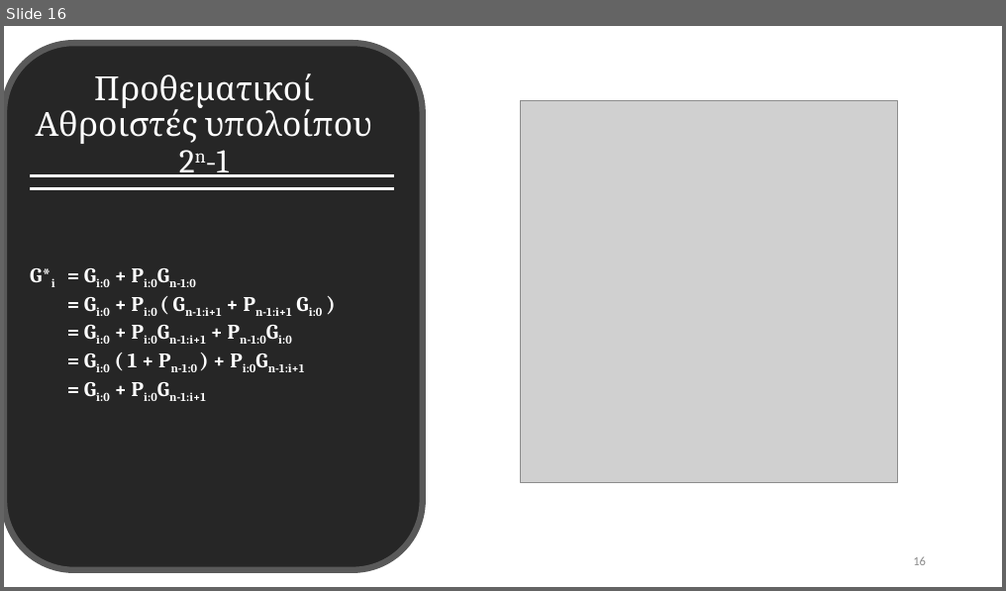
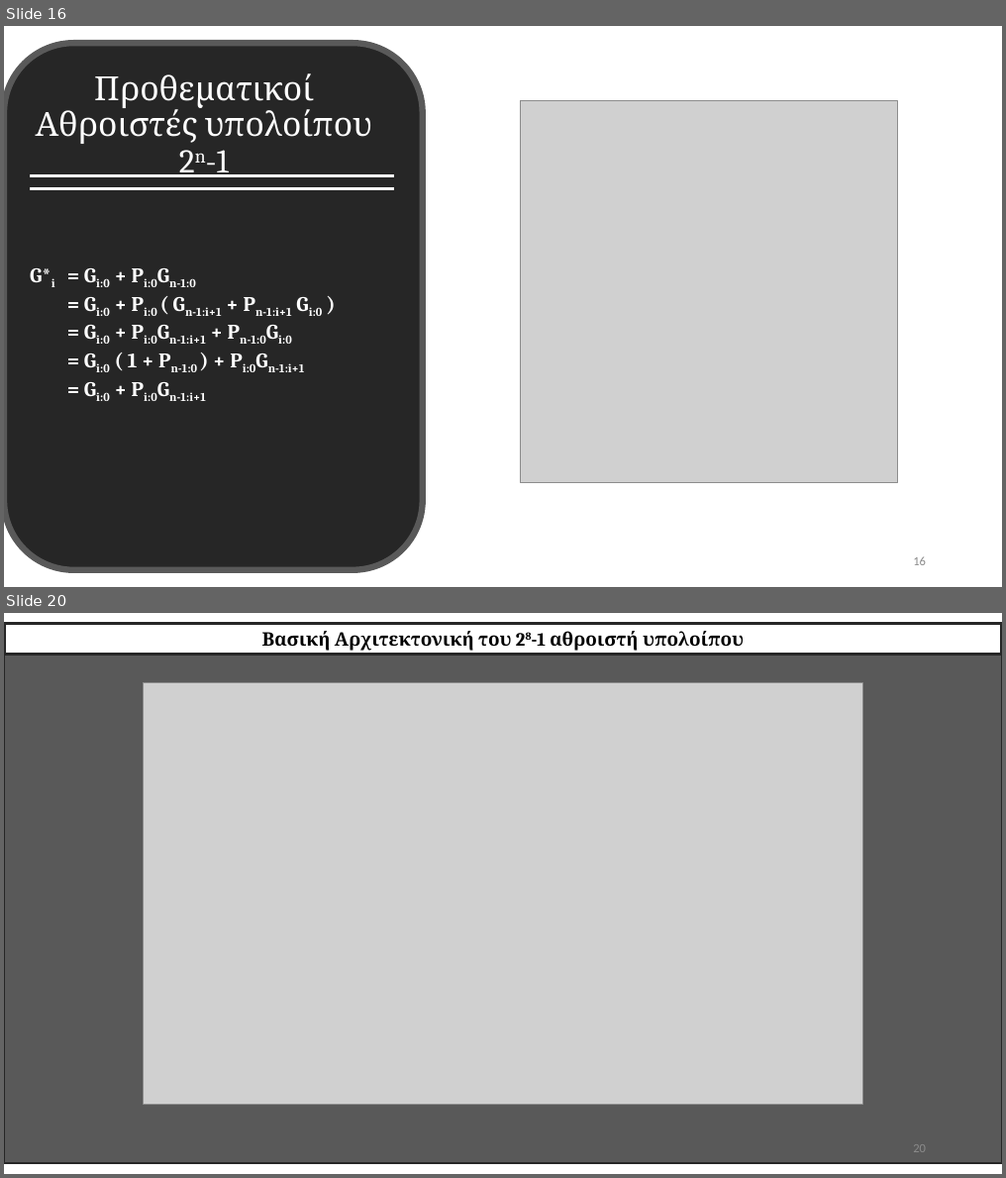
Before and after one commit to vassilas/THESIS_DOC, a slide deck: Presentation/Presentation.pptx. Shown one above the other, each under a label of ours: slide 16 before the commit, slides 16 and 20 after it; the slides between them are not shown. The pictures are 1006x591 and 1006x1178 pixels, drawn with LibreOffice and Linux fonts; fonts in the diff are those of the drawing; grey boxes stand for pictures. Boxes give left, top, right and bottom in pixels: in the first picture for what was removed or moved away, otherwise in the second. Text is boxed around its words. In the diff, an @@ line names an element or a change of style, - is before the commit and + after.

Commit message:
Update Presentation

```diff
--- a/Presentation/Presentation.pptx
+++ b/Presentation/Presentation.pptx
@@ slide 20 added at (4, 613, 1002, 1174), background #FFFFFF @@
@@ rectangle added at (4, 624, 1002, 654), outline #262626 3 pt, 18 pt, text #000000, bold @@
+Βασική Αρχιτεκτονική του 28-1 αθροιστή υπολοίπου
@@ rectangle added at (4, 655, 1002, 1163), fill #595959, outline #262626 2.25 pt @@
@@ picture added at (144, 683, 862, 1105) @@
@@ page number added at (913, 1145, 926, 1153), 12 pt, text #8C8C8C @@
+20
```
Also in this commit, not shown: 1 slide changed, 4 other slides added, 2 slides removed, 4 other files.
